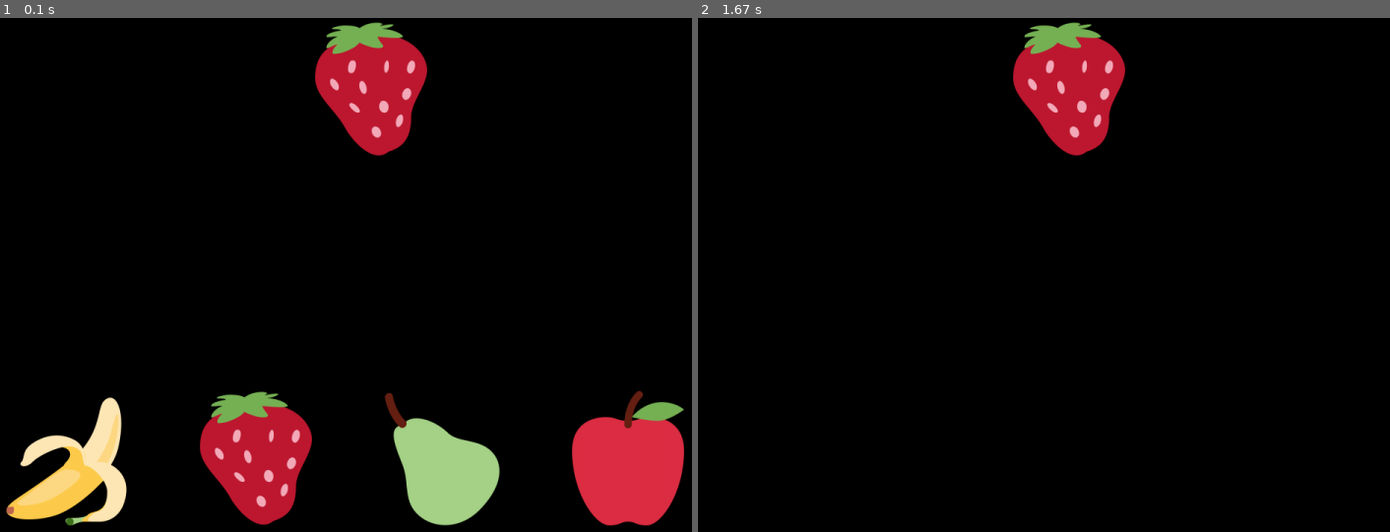
Above: before the commit, frames 1-2 (left to right).
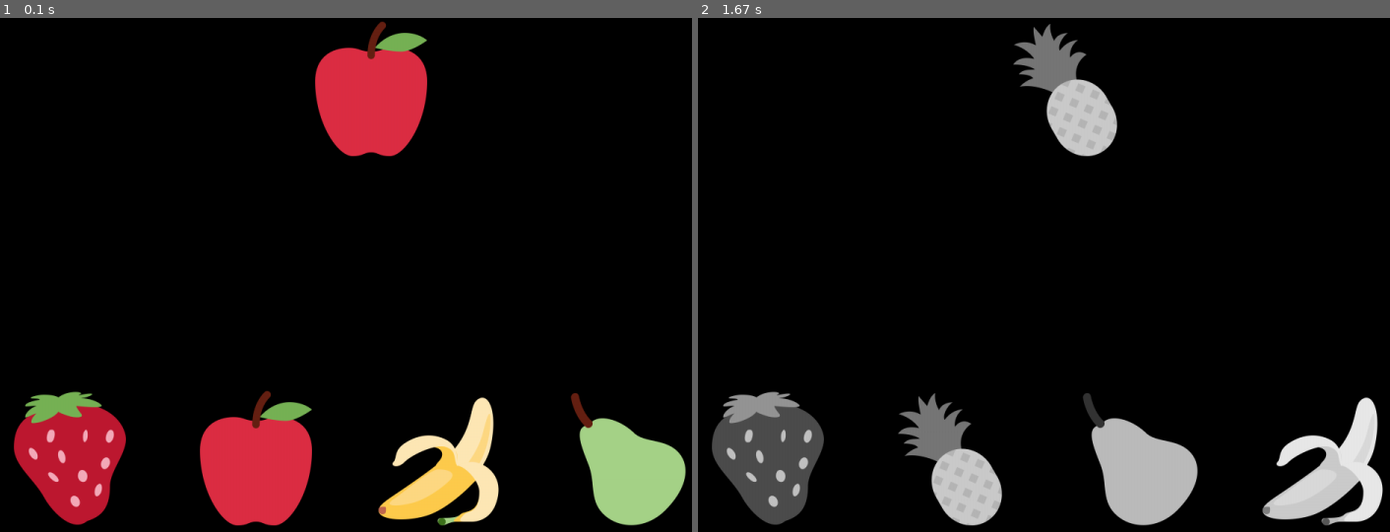
Above: after the commit, the same moments.

Repository: ihouwat/pygame-learning
Game: pygame game, started from 005_same_again/main.py
Same seed, same stepped clock (60 frames per second), same inputs: the game is played once before the commit and once after it.
Inputs (mouse positions are in pixels of both pictures, inside the frame that each line leads up to):
- Up to frame 1 (0.1 s): no input
- Up to frame 2 (1.67 s): click (954, 460) at 0.38 s

The runs differ from the first frame. In frame 1, 17% of the frame differs, in the area x 0-100%, y 0-99%; in frame 2, 12%.

Commit message:
Refactor game logic and add level management

Diff:
--- a/005_same_again/main.py
+++ b/005_same_again/main.py
@@ -1,12 +1,15 @@
+from abc import ABC
 import random
 
 from funcs import load_pygame_image, quit_game
 from models.item import Item
 import pygame
 from config.setup import game_items
+from pygame.sprite import Group
 
 pygame.init()
 
+# MOVE TO SOME SETUP FUNCTION
 pygame.display.set_caption("Same Again")
 frames_per_sec = pygame.time.Clock()
 FPS = 30
@@ -15,37 +18,141 @@
 display_surface = pygame.display.set_mode((SCREEN_WIDTH, SCREEN_HEIGHT))
 display_surface.fill((0, 0, 0))
 
+
+# PERHAPS MOVE TO SOME RENDER CLASS
 # create item class for each item by pointing to image
-items_group = pygame.sprite.Group()
-# add first two items from game items to items sprite group using range
-for i in range(4):
-  item = Item(
-      image=load_pygame_image('assets', 'images', game_items[i]['image']),
-      text_identifier=game_items[i]['text_identifier'],
-      word=game_items[i]['word']
-    )
-  items_group.add(item)
+items: Group = pygame.sprite.Group()
 
-# PERHAPS MOVE TO SOME LEVEL MANAGER CLASS
-def create_items_group():
+def create_items_group() -> Group:
+  used_indexes = set()
+  while len(items) < 4:
+    item_index = random.randint(0, len(game_items) - 1)
+    if item_index not in used_indexes:
+      used_indexes.add(item_index)
+      sprite = Item(
+          image=load_pygame_image('assets', 'images', game_items[item_index]['image']),
+          text_identifier=game_items[item_index]['text_identifier'],
+          word=game_items[item_index]['word']
+        )
+      items.add(sprite)
+    else:
+      continue
+
+create_items_group()
+
+# PERHAPS MOVE TO SOME RENDER CLASS
+def position_items_group() -> None:
   x = 96
   y = SCREEN_HEIGHT - 300
   spacing = 60
-  for item in items_group:
+  for item in items:
     item.update_rect(x, y)
     x += item.rect.width + spacing
 
-create_items_group()
+position_items_group()
 
+target_item: Group = pygame.sprite.Group()
+target_sprite: Item = None
 # randomly select and display one item from items using an algorithm
-target_item: Item = random.choice(items_group.sprites())
+def create_target_item() -> Group:
+  global target_sprite
+  target_sprite = random.choice(items.sprites())
+  target_item.add(target_sprite)
+
+create_target_item()
+
+# PERHAPS MOVE TO SOME LEVEL MANAGER CLASS AND WE MIGHT NOT NEED THE GLOBALS AND AS MUCH LOGIC
+# - Some class or method to generate puzzles (items and target item). Keep in mind that the puzzle might be different by level
+# - Some class to manage renders (render sprites, update them, destroy them)
+# - Some class to manage user input
+# - Some class to manage levels and score
+
+class LevelManager(ABC):
+  def __init__(self, level_number: int, max_score: int):
+    self.level = level_number
+    self.max_score = max_score
+
+  def __str__(self) -> str:
+    return f'Level Manager for level {self.level}'
+
+  def generate_puzzle(self, *groups: Group) -> None:
+    ...
+
+class Level1(LevelManager):
+  def __init__(self, level_number: int, max_score: int):
+    super().__init__(level_number, max_score)
+
+  def generate_puzzle(self, *groups: Group) -> None:
+    print('generating puzzle for level 1')
+    create_items_group()
+    position_items_group()
+    create_target_item()
+
+class Level2(LevelManager):
+  def __init__(self, level_number: int, max_score: int):
+    super().__init__(level_number, max_score)
+
+  # IMPROVE THIS SEQUENCE OF FUNCTIONS IT IS REDUNDANT
+  def generate_puzzle(self, *groups: Group) -> None:
+    print('generating puzzle for level 2')
+    create_items_group()
+    position_items_group()
+    create_target_item()
+
+
+    # NEED TO MAKE THIS INTO A CONFIGURATION AND RENDER THE IMAGES AS GRAY WHEN WE FIRST CREATE THE SPRITES
+    # OTHERWISE WE GET A KEYERROR WHEN WE TRY TO KILL THE SPRITES
+    self.turn_items_to_gray(*groups)
+
+  def turn_items_to_gray(self, *groups: Group) -> None:
+    for group in groups:
+      for sprite in group:
+        sprite.image = pygame.transform.grayscale(sprite.image)
+
+class Game:
+  def __init__(self):
+    self.score: int = 0
+    self.level: int = 1
+
+    # extract this later
+    self.levels: list[LevelManager] = [ Level1(level_number=1, max_score=1), Level2(level_number=2, max_score=5) ]
+    self.level_manager: LevelManager = self.levels[self.level - 1]
+
+  def process_point_gain(self, *groups: Group) -> None:
+    """ Increments points, resets screen, and levels up if necessary """
+
+    self.score = self.increment_score(self.score)
+    print('score', self.score)
+
+    # REDUNDANT CODE WITH RESETTING AND GENERATING PUZZLES.
+    if self.score < self.level_manager.max_score:
+      reset_sprite_groups(*groups)
+      self.level_manager.generate_puzzle(*groups)
+    else:
+      reset_sprite_groups(*groups)
+      self.level_up()
+      self.level_manager.generate_puzzle(*groups)
+
+  def increment_score(self, score: int) -> int:
+    return score + 1
+
+  def increment_level(self, level: int) -> int:
+    return level + 1
+
+  def level_up(self) -> None:
+    print('level up')
+    self.level = self.increment_level(self.level)
+    self.score = 0
+    self.level_manager = self.levels[self.level - 1]
+
+# Create an instance of the Game class
+game = Game()
+
 
 # PERHAPS MOVE TO SOME LEVEL MANAGER CLASS
-def reset_screen(group: pygame.sprite.Group, item: pygame.sprite.Sprite):
-  for sprite in group:
-    sprite.kill()
-    group.remove(sprite)
-  item.kill()
+def reset_sprite_groups(*groups: Group):
+  for group in groups:
+    group.empty()
 
 while 1:
   for event in pygame.event.get():
@@ -57,18 +164,19 @@
         quit_game()
 
     display_surface.fill((0, 0, 0))
-    display_surface.blit(target_item.image, ((SCREEN_WIDTH / 2) - target_item.rect.width / 2, 0))
-    for item in items_group:
-      display_surface.blit(item.image, (item.rect.x, item.rect.y))
+    for sprite in target_item:
+      display_surface.blit(target_sprite.image, ((SCREEN_WIDTH / 2) - target_sprite.rect.width / 2, 0))
+    for sprite in items:
+      display_surface.blit(sprite.image, (sprite.rect.x, sprite.rect.y))
 
     # on left click
     if event.type == pygame.MOUSEBUTTONDOWN:
       if event.button == 1:
-        selected_item = [s for s in items_group if s.rect.collidepoint(event.pos)]
+        selected_item = [s for s in items if s.rect.collidepoint(event.pos)]
         if(selected_item):
-          if(selected_item[0] == target_item):
+          if(selected_item[0] == target_sprite):
             print('this is the right answer!')
-            reset_screen(items_group, target_item)
+            game.process_point_gain(items, target_item)
 
   pygame.display.update()
   frames_per_sec.tick(30)
